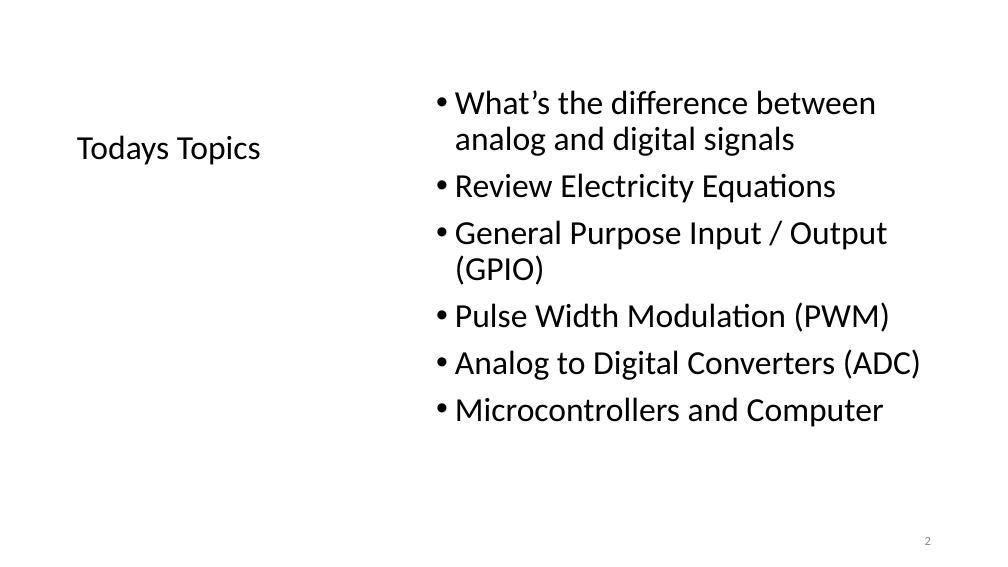
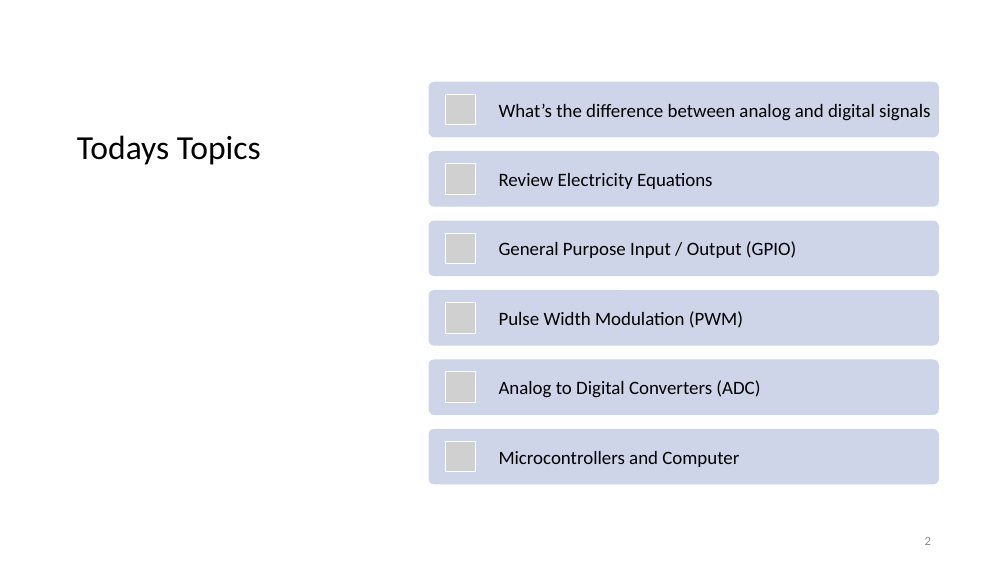
Before and after one commit to fxwalsh/project-2-2023, a slide deck: slide 2 of topic03/talk1/talk1.pptx. Drawn at 1008x567 pixels with LibreOffice and Linux fonts; fonts in the diff are those of the drawing; grey boxes stand for pictures. Boxes give left, top, right and bottom in pixels: in the first picture for what was removed or moved away, otherwise in the second. Text is boxed around its words. In the diff, an @@ line names an element or a change of style, - is before the commit and + after.

```diff
--- a/topic03/talk1/talk1.pptx
+++ b/topic03/talk1/talk1.pptx
@@ text removed at bbox=[455, 90, 921, 427] @@
-• What’s the difference between analog and digital signals
-• Review Electricity Equations
-• General Purpose Input / Output (GPIO)
-• Pulse Width Modulation (PWM)
-• Analog to Digital Converters (ADC)
-• Microcontrollers and Computer
@@ group added at bbox=[429, 82, 939, 484]: 6 rounded rectangles, 6 pictures, 6 texts @@
+What’s the difference between analog and digital signals
+Review Electricity Equations
+General Purpose Input / Output (GPIO)
+Pulse Width Modulation (PWM)
+Analog to Digital Converters (ADC)
+Microcontrollers and Computer
```
Also in this commit, not shown: 1 other slide changed, 1 other file.
